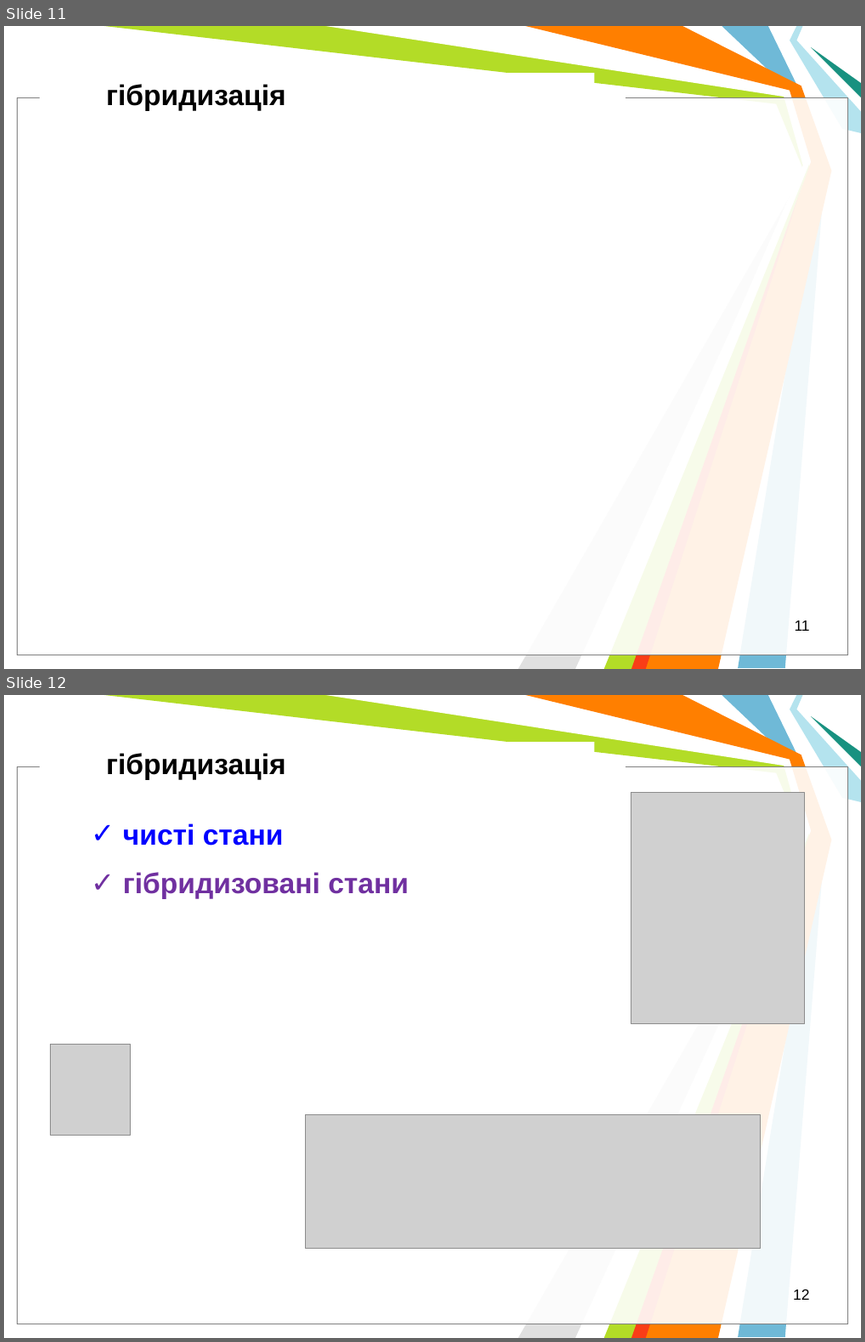
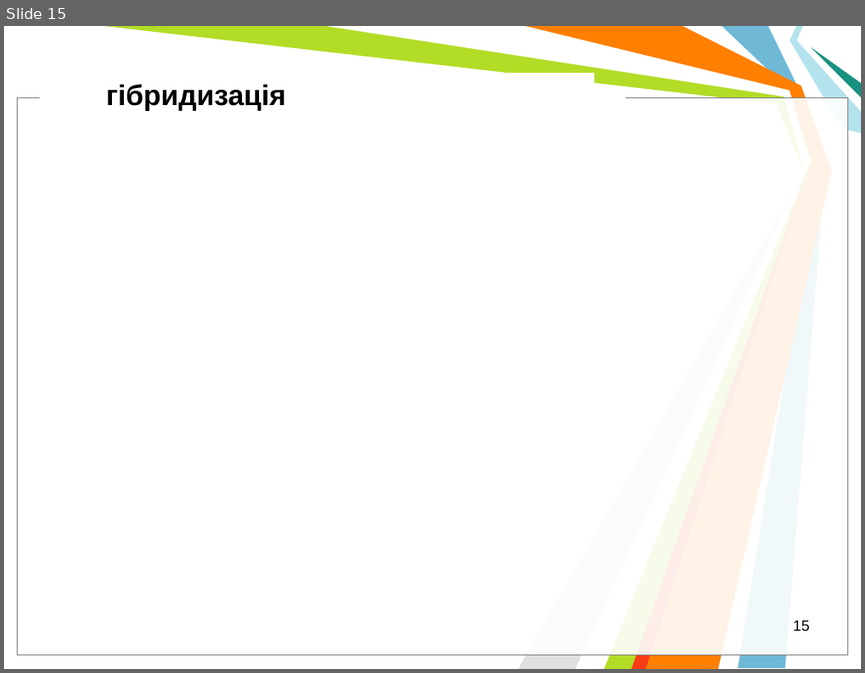
Before and after one commit to l432/NMK, a slide deck: Lecture/Nanoelectronika/Present/NanoelectronV5.ppt. Shown one above the other, each under a label of ours: slides 11 and 12 before the commit, slide 15 after it. The pictures are 865x1342 and 865x673 pixels, drawn with LibreOffice and Linux fonts; fonts in the diff are those of the drawing; grey boxes stand for pictures; background and template pictures are left out. Boxes give left, top, right and bottom in pixels: in the first picture for what was removed or moved away, otherwise in the second. Text is boxed around its words. In the diff, an @@ line names an element or a change of style, - is before the commit and + after.

```diff
--- a/Lecture/Nanoelectronika/Present/NanoelectronV5.ppt
+++ b/Lecture/Nanoelectronika/Present/NanoelectronV5.ppt
@@ slide 12 removed at bbox=[4, 695, 861, 1338], background #FFFFFF; not listed: 11 template elements that a slide beside it also shows @@
@@ text removed at bbox=[106, 753, 286, 780] @@
-гібридизація
@@ picture removed at bbox=[631, 793, 804, 1024] @@
@@ text removed at bbox=[123, 823, 409, 899] @@
-✓ чисті стани
-✓ гібридизовані стани
@@ picture removed at bbox=[50, 1043, 131, 1134] @@
@@ picture removed at bbox=[306, 1114, 760, 1247] @@
@@ page number removed at bbox=[793, 1288, 809, 1299] @@
-12
@@ what was slide 11 is now slide 15 @@
@@ page number at bbox=[793, 620, 809, 630]: text changed @@
-11
+15
```
Also in this commit, not shown: 5 slides added, 1 other slide removed.
